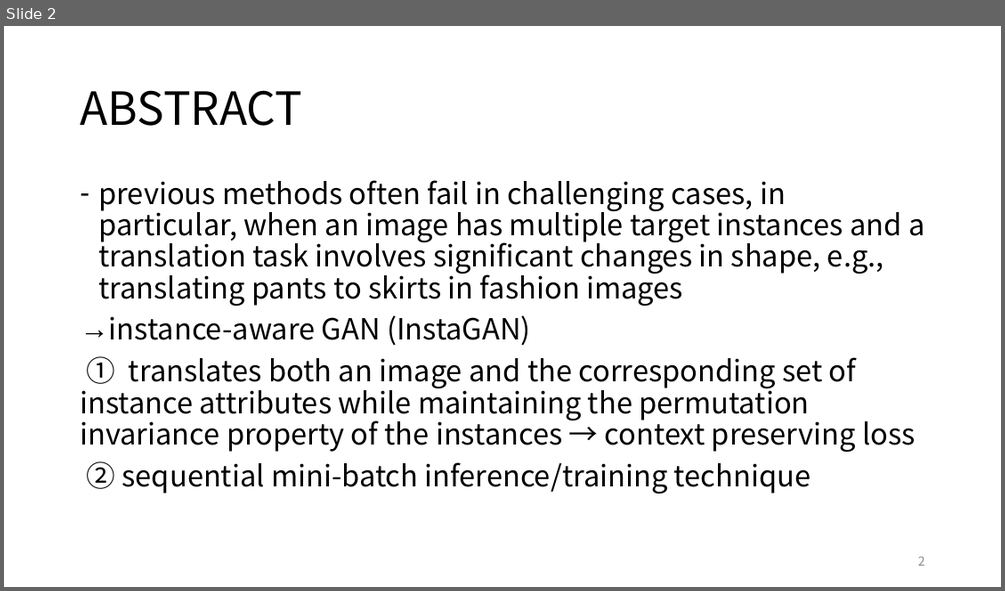
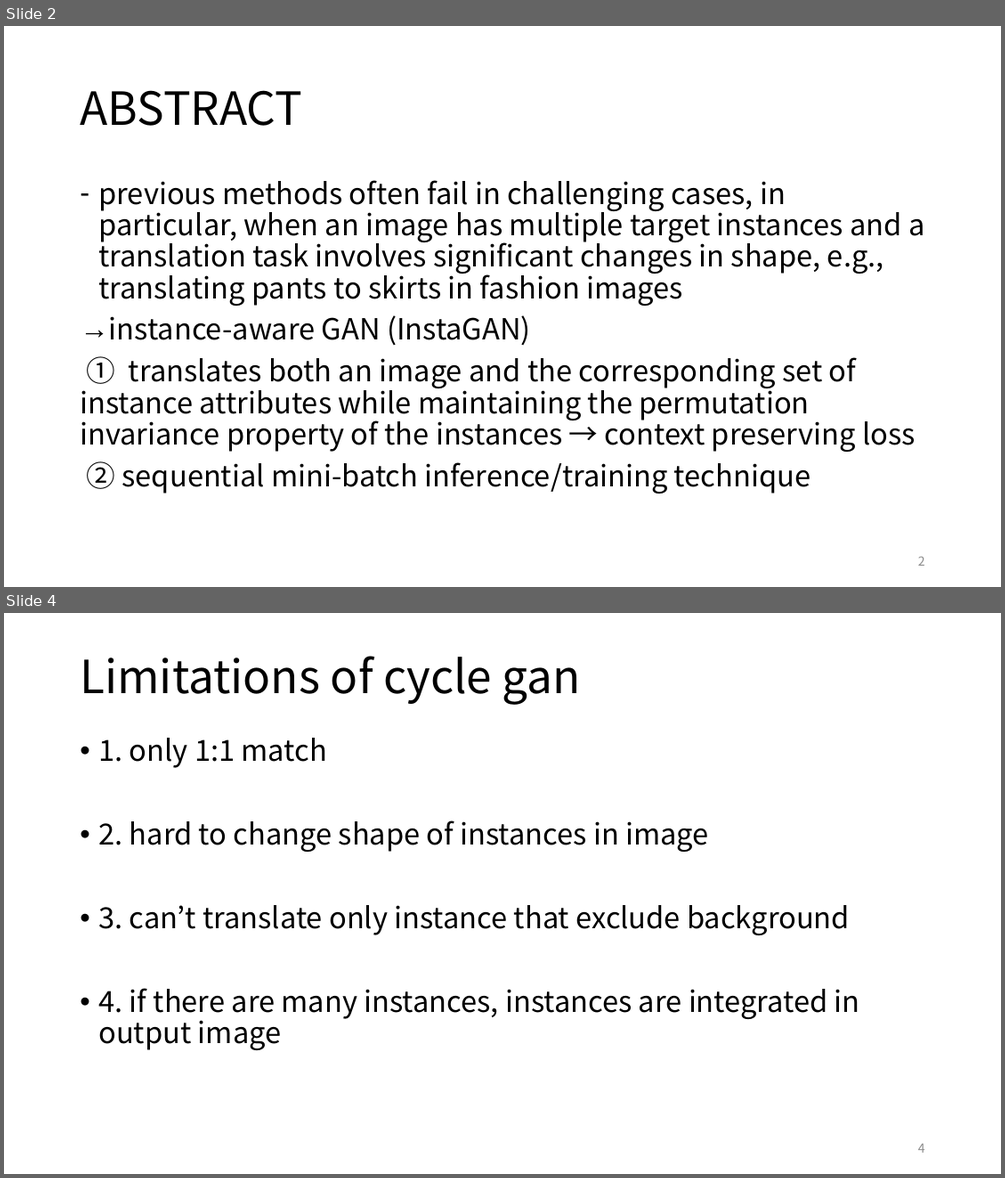
Before and after one commit to Yiujin/gradProject, a slide deck: paper/for_presentation.pptx. Shown one above the other, each under a label of ours: slide 2 before the commit, slides 2 and 4 after it; the slides between them are not shown. The pictures are 1005x591 and 1005x1178 pixels, drawn with LibreOffice and Linux fonts; fonts in the diff are those of the drawing. Boxes give left, top, right and bottom in pixels: in the first picture for what was removed or moved away, otherwise in the second. Text is boxed around its words. In the diff, an @@ line names an element or a change of style, - is before the commit and + after.

Commit message:
presentation

```diff
--- a/paper/for_presentation.pptx
+++ b/paper/for_presentation.pptx
@@ slide 4 added at bbox=[4, 613, 1001, 1174], background #FFFFFF @@
@@ title added at bbox=[80, 656, 581, 705], 44 pt, text #000000 @@
+Limitations of cycle gan
@@ text added at bbox=[98, 738, 860, 1050], 28 pt, text #000000 @@
+• 1. only 1:1 match
+• 2. hard to change shape of instances in image
+• 3. can’t translate only instance that exclude background
+• 4. if there are many instances, instances are integrated in output image
@@ page number added at bbox=[918, 1143, 925, 1152], 12 pt, text #8C8C8C @@
+4
```
Also in this commit, not shown: 3 other slides added, 4 slides removed, 1 other file.
